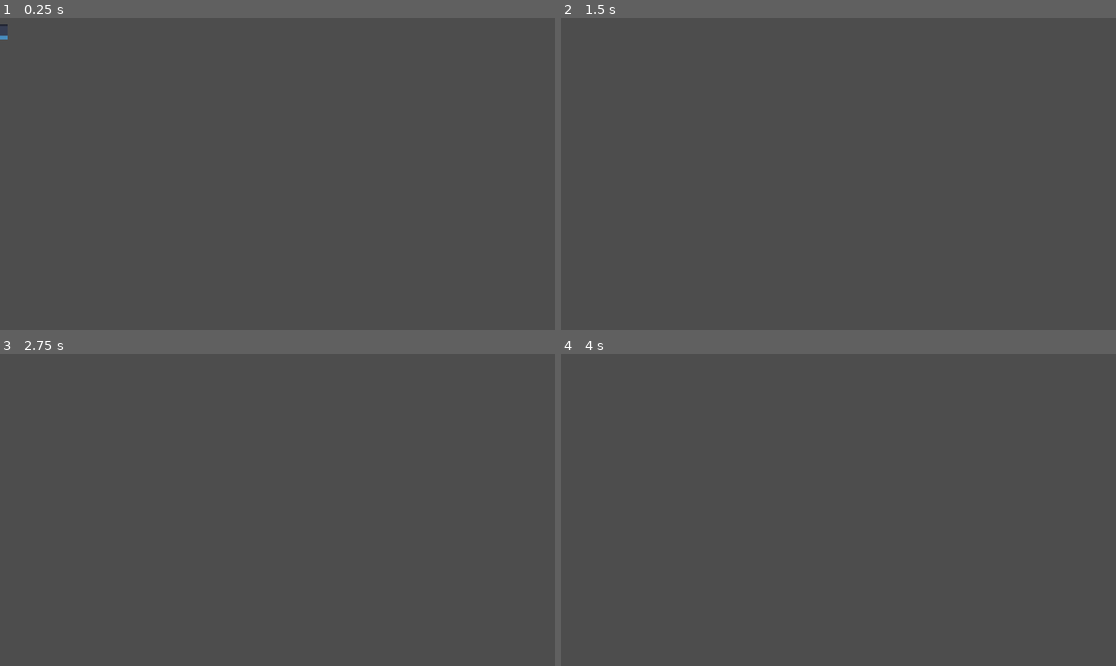
Above: before the commit, frames 1-4 (two rows, left to right).
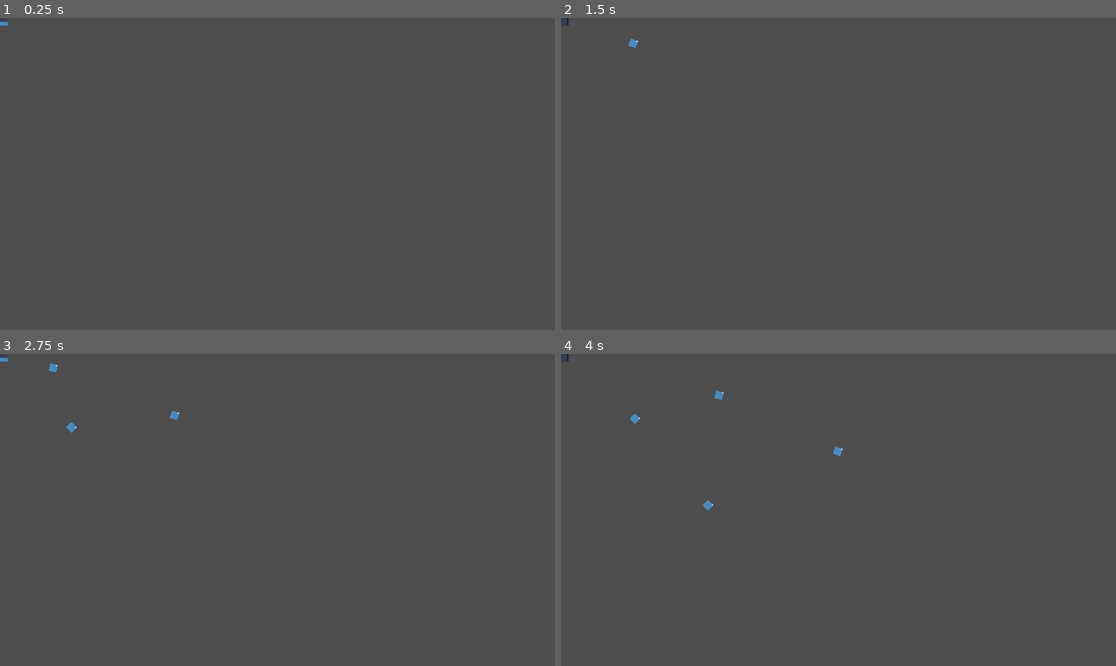
Above: after the commit, the same moments.

Repository: swagtiger99/dinkjam25
Game: Godot game, scene res://scenes/game.tscn
Two runs of this game, one before a commit and one after it. Both use one fixed random seed, a clock stepped at 60 frames per second and the inputs below. The engine's default icon, where the game draws it, is replaced by a stand-in: a white triangle on a blue panel in a dark square.
Inputs (mouse positions are in pixels of both pictures, inside the frame that each line leads up to):
- Up to frame 1 (0.25 s): no input
- Up to frame 2 (1.5 s): tap Enter (ui_accept) at 0.5, 0.77, 0.8, 1.07, 1.35 s; move the mouse to (960, 158) at 0.52 s; hold Right (ui_right) from 0.53 s (still down); click (960, 158) at 0.6 s; move the mouse to (727, 189) at 1.27 s
- Up to frame 3 (2.75 s): tap Enter (ui_accept) at 1.52, 1.82, 2.3 s; click (166, 525) at 1.55 s; move the mouse to (333, 441) at 2.02 s; release Right (ui_right) at 2.03 s; hold Left (ui_left) from 2.03 s (still down); click (333, 441) at 2.1 s
- Up to frame 4 (4 s): move the mouse to (810, 572) at 2.77 s; release Left (ui_left) at 2.78 s; hold Right (ui_right) from 2.78 s (still down); click (810, 572) at 2.85 s; tap Enter (ui_accept) at 3.02, 3.32, 3.6, 3.77 s; move the mouse to (1005, 556) at 3.52 s

The runs differ from the first frame. In frame 1, less than 0.1% of the frame differs, in the area x 0-2%, y 1-7%; in frame 2, less than 0.1%; in frame 3, 0.1%; in frame 4, 0.2%, in the area x 1-51%, y 0-51%.

Commit message:
player updates

Diff:
--- a/project.godot
+++ b/project.godot
@@ -15,6 +15,39 @@
 config/features=PackedStringArray("4.4", "GL Compatibility")
 config/icon="res://assets/icon.svg"
 
+[input]
+
+left={
+"deadzone": 0.2,
+"events": [Object(InputEventKey,"resource_local_to_scene":false,"resource_name":"","device":-1,"window_id":0,"alt_pressed":false,"shift_pressed":false,"ctrl_pressed":false,"meta_pressed":false,"pressed":false,"keycode":0,"physical_keycode":65,"key_label":0,"unicode":97,"location":0,"echo":false,"script":null)
+]
+}
+right={
+"deadzone": 0.2,
+"events": [Object(InputEventKey,"resource_local_to_scene":false,"resource_name":"","device":-1,"window_id":0,"alt_pressed":false,"shift_pressed":false,"ctrl_pressed":false,"meta_pressed":false,"pressed":false,"keycode":0,"physical_keycode":68,"key_label":0,"unicode":100,"location":0,"echo":false,"script":null)
+]
+}
+up={
+"deadzone": 0.2,
+"events": [Object(InputEventKey,"resource_local_to_scene":false,"resource_name":"","device":-1,"window_id":0,"alt_pressed":false,"shift_pressed":false,"ctrl_pressed":false,"meta_pressed":false,"pressed":false,"keycode":0,"physical_keycode":87,"key_label":0,"unicode":119,"location":0,"echo":false,"script":null)
+]
+}
+down={
+"deadzone": 0.2,
+"events": [Object(InputEventKey,"resource_local_to_scene":false,"resource_name":"","device":-1,"window_id":0,"alt_pressed":false,"shift_pressed":false,"ctrl_pressed":false,"meta_pressed":false,"pressed":false,"keycode":0,"physical_keycode":83,"key_label":0,"unicode":115,"location":0,"echo":false,"script":null)
+]
+}
+shoot={
+"deadzone": 0.2,
+"events": [Object(InputEventMouseButton,"resource_local_to_scene":false,"resource_name":"","device":-1,"window_id":0,"alt_pressed":false,"shift_pressed":false,"ctrl_pressed":false,"meta_pressed":false,"button_mask":0,"position":Vector2(0, 0),"global_position":Vector2(0, 0),"factor":1.0,"button_index":1,"canceled":false,"pressed":false,"double_click":false,"script":null)
+]
+}
+reload={
+"deadzone": 0.2,
+"events": [Object(InputEventKey,"resource_local_to_scene":false,"resource_name":"","device":-1,"window_id":0,"alt_pressed":false,"shift_pressed":false,"ctrl_pressed":false,"meta_pressed":false,"pressed":false,"keycode":0,"physical_keycode":82,"key_label":0,"unicode":114,"location":0,"echo":false,"script":null)
+]
+}
+
 [rendering]
 
 renderer/rendering_method="gl_compatibility"
--- /dev/null
+++ b/scenes/bullet.gd
@@ -0,0 +1,11 @@
+class_name bullet extends Area2D
+
+
+# Called when the node enters the scene tree for the first time.
+func _ready():
+	pass # Replace with function body.
+
+
+# Called every frame. 'delta' is the elapsed time since the previous frame.
+func _process(delta):
+	self.position += Vector2(3,0).rotated(rotation)
--- /dev/null
+++ b/scenes/bullet.tscn
@@ -0,0 +1,37 @@
+[gd_scene load_steps=7 format=3 uid="uid://dav5v2n4sb0"]
+
+[ext_resource type="Texture2D" uid="uid://cugn7vs2as4ox" path="res://assets/icon.svg" id="1_mkf8s"]
+[ext_resource type="Script" uid="uid://bsm1njvkaqn0v" path="res://scenes/bullet.gd" id="1_y25gk"]
+
+[sub_resource type="AtlasTexture" id="AtlasTexture_y25gk"]
+atlas = ExtResource("1_mkf8s")
+region = Rect2(32, 64, 16, 16)
+
+[sub_resource type="AtlasTexture" id="AtlasTexture_l5glv"]
+atlas = ExtResource("1_mkf8s")
+region = Rect2(80, 64, 16, 16)
+
+[sub_resource type="SpriteFrames" id="SpriteFrames_eoqba"]
+animations = [{
+"frames": [{
+"duration": 1.0,
+"texture": SubResource("AtlasTexture_y25gk")
+}, {
+"duration": 1.0,
+"texture": SubResource("AtlasTexture_l5glv")
+}],
+"loop": true,
+"name": &"default",
+"speed": 5.0
+}]
+
+[sub_resource type="RectangleShape2D" id="RectangleShape2D_qncy5"]
+
+[node name="Area2D" type="Area2D"]
+script = ExtResource("1_y25gk")
+
+[node name="AnimatedSprite2D" type="AnimatedSprite2D" parent="."]
+sprite_frames = SubResource("SpriteFrames_eoqba")
+
+[node name="CollisionShape2D" type="CollisionShape2D" parent="."]
+shape = SubResource("RectangleShape2D_qncy5")
--- /dev/null
+++ b/scenes/enemyBullet.tscn
@@ -0,0 +1,39 @@
+[gd_scene load_steps=7 format=3 uid="uid://bhp0akj4321td"]
+
+[ext_resource type="Script" uid="uid://dlx4fqwo4b1j0" path="res://scripts/enemyBullet.gd" id="1_fibny"]
+[ext_resource type="Texture2D" uid="uid://cugn7vs2as4ox" path="res://assets/icon.svg" id="2_e8hw6"]
+
+[sub_resource type="AtlasTexture" id="AtlasTexture_y25gk"]
+atlas = ExtResource("2_e8hw6")
+region = Rect2(32, 64, 16, 16)
+
+[sub_resource type="AtlasTexture" id="AtlasTexture_l5glv"]
+atlas = ExtResource("2_e8hw6")
+region = Rect2(80, 64, 16, 16)
+
+[sub_resource type="SpriteFrames" id="SpriteFrames_eoqba"]
+animations = [{
+"frames": [{
+"duration": 1.0,
+"texture": SubResource("AtlasTexture_y25gk")
+}, {
+"duration": 1.0,
+"texture": SubResource("AtlasTexture_l5glv")
+}],
+"loop": true,
+"name": &"default",
+"speed": 5.0
+}]
+
+[sub_resource type="RectangleShape2D" id="RectangleShape2D_qncy5"]
+
+[node name="Area2D" type="Area2D"]
+script = ExtResource("1_fibny")
+
+[node name="AnimatedSprite2D" type="AnimatedSprite2D" parent="."]
+sprite_frames = SubResource("SpriteFrames_eoqba")
+
+[node name="CollisionShape2D" type="CollisionShape2D" parent="."]
+shape = SubResource("RectangleShape2D_qncy5")
+
+[connection signal="body_entered" from="." to="." method="_on_body_entered"]
--- a/scenes/playerCharacter.tscn
+++ b/scenes/playerCharacter.tscn
@@ -1,23 +1,8 @@
-[gd_scene load_steps=21 format=3 uid="uid://ceio2dhexqfns"]
+[gd_scene load_steps=19 format=3 uid="uid://ceio2dhexqfns"]
 
 [ext_resource type="Texture2D" uid="uid://cugn7vs2as4ox" path="res://assets/icon.svg" id="1_2jmuu"]
 [ext_resource type="Script" uid="uid://c6fm8k0v324u2" path="res://scripts/player_character.gd" id="1_qn7b7"]
-
-[sub_resource type="AtlasTexture" id="AtlasTexture_qn7b7"]
-atlas = ExtResource("1_2jmuu")
-region = Rect2(0, 32, 32, 32)
-
-[sub_resource type="AtlasTexture" id="AtlasTexture_d3uoy"]
-atlas = ExtResource("1_2jmuu")
-region = Rect2(32, 32, 32, 32)
-
-[sub_resource type="AtlasTexture" id="AtlasTexture_gujqm"]
-atlas = ExtResource("1_2jmuu")
-region = Rect2(64, 32, 32, 32)
-
-[sub_resource type="AtlasTexture" id="AtlasTexture_5vujh"]
-atlas = ExtResource("1_2jmuu")
-region = Rect2(96, 32, 32, 32)
+[ext_resource type="Script" uid="uid://b2md37cmxc0sa" path="res://scripts/revolver.gd" id="3_d3uoy"]
 
 [sub_resource type="AtlasTexture" id="AtlasTexture_nspu6"]
 atlas = ExtResource("1_2jmuu")
@@ -51,39 +36,27 @@
 atlas = ExtResource("1_2jmuu")
 region = Rect2(96, 64, 32, 32)
 
-[sub_resource type="AtlasTexture" id="AtlasTexture_cbjwb"]
+[sub_resource type="AtlasTexture" id="AtlasTexture_qn7b7"]
 atlas = ExtResource("1_2jmuu")
-region = Rect2(0, 96, 32, 32)
+region = Rect2(0, 32, 32, 32)
 
-[sub_resource type="AtlasTexture" id="AtlasTexture_qj38n"]
+[sub_resource type="AtlasTexture" id="AtlasTexture_d3uoy"]
 atlas = ExtResource("1_2jmuu")
-region = Rect2(32, 96, 32, 32)
+region = Rect2(32, 32, 32, 32)
 
-[sub_resource type="AtlasTexture" id="AtlasTexture_smnp3"]
+[sub_resource type="AtlasTexture" id="AtlasTexture_gujqm"]
 atlas = ExtResource("1_2jmuu")
-region = Rect2(64, 96, 32, 32)
+region = Rect2(64, 32, 32, 32)
 
-[sub_resource type="AtlasTexture" id="AtlasTexture_d41m3"]
+[sub_resource type="AtlasTexture" id="AtlasTexture_5vujh"]
 atlas = ExtResource("1_2jmuu")
-region = Rect2(96, 96, 32, 32)
+region = Rect2(96, 32, 32, 32)
 
 [sub_resource type="SpriteFrames" id="SpriteFrames_p34s5"]
 animations = [{
-"frames": [{
-"duration": 1.0,
-"texture": SubResource("AtlasTexture_qn7b7")
-}, {
-"duration": 1.0,
-"texture": SubResource("AtlasTexture_d3uoy")
-}, {
-"duration": 1.0,
-"texture": SubResource("AtlasTexture_gujqm")
-}, {
-"duration": 1.0,
-"texture": SubResource("AtlasTexture_5vujh")
-}],
+"frames": [],
 "loop": true,
-"name": &"down",
+"name": &"damaged",
 "speed": 5.0
 }, {
 "frames": [{
@@ -122,32 +95,45 @@
 }, {
 "frames": [{
 "duration": 1.0,
-"texture": SubResource("AtlasTexture_cbjwb")
+"texture": SubResource("AtlasTexture_qn7b7")
 }, {
 "duration": 1.0,
-"texture": SubResource("AtlasTexture_qj38n")
+"texture": SubResource("AtlasTexture_d3uoy")
 }, {
 "duration": 1.0,
-"texture": SubResource("AtlasTexture_smnp3")
+"texture": SubResource("AtlasTexture_gujqm")
 }, {
 "duration": 1.0,
-"texture": SubResource("AtlasTexture_d41m3")
+"texture": SubResource("AtlasTexture_5vujh")
 }],
 "loop": true,
-"name": &"up",
+"name": &"vertical",
 "speed": 5.0
 }]
 
 [sub_resource type="RectangleShape2D" id="RectangleShape2D_cbo5l"]
 size = Vector2(32, 32)
 
+[sub_resource type="CircleShape2D" id="CircleShape2D_qn7b7"]
+radius = 32.0156
+
 [node name="CharacterBody2D" type="CharacterBody2D"]
 script = ExtResource("1_qn7b7")
 
 [node name="AnimatedSprite2D" type="AnimatedSprite2D" parent="."]
 sprite_frames = SubResource("SpriteFrames_p34s5")
-animation = &"idle"
+animation = &"vertical"
 autoplay = "idle"
 
 [node name="CollisionShape2D" type="CollisionShape2D" parent="."]
 shape = SubResource("RectangleShape2D_cbo5l")
+
+[node name="GunPivot" type="RayCast2D" parent="."]
+
+[node name="Revolver" type="Sprite2D" parent="GunPivot"]
+script = ExtResource("3_d3uoy")
+
+[node name="Area2D" type="Area2D" parent="."]
+
+[node name="CollisionShape2D" type="CollisionShape2D" parent="Area2D"]
+shape = SubResource("CircleShape2D_qn7b7")
--- /dev/null
+++ b/scripts/enemyBullet.gd
@@ -0,0 +1,9 @@
+class_name enemyBullet extends Area2D
+
+func _process(delta):
+	self.position += Vector2(3,0).rotated(rotation)
+
+
+func _on_body_entered(body):
+	if (body is playerCharacter):
+		body.playerDamaged(1)
--- a/scripts/player_character.gd
+++ b/scripts/player_character.gd
@@ -1,25 +1,72 @@
-extends CharacterBody2D
+class_name playerCharacter extends CharacterBody2D
 
 
 const SPEED = 300.0
-const JUMP_VELOCITY = -400.0
+
+var HP = 7
+var ammo = 6
+var bullet_scene = preload("res://scenes/bullet.tscn")
+var reloading = false
+var damaged = false
+var inCutscene = false
+var ending = false
+
+@onready var animated_sprite = $AnimatedSprite2D
+@onready var Walk_Timer = $Timer
+@onready var PlayerCam = $Camera2D
+@onready var RevolverSprite = $GunPivot/Revolver
+
+func playerDamaged(damageTaken):
+	HP -= damageTaken
+
+func shoot():
+
+	if ammo != 0:
+		var bullet = bullet_scene.instantiate()
+		get_tree().get_root().add_child(bullet)
+
+		bullet.rotation = get_node("GunPivot").rotation
+
+		bullet.position.y = $GunPivot/Revolver.global_position.y
+		bullet.position.x = $GunPivot/Revolver.global_position.x
+
+		ammo -= 1
+		reloading = false
+
+	elif ammo == 0 and reloading == false:
+		reload()
+
+func reload():
+	reloading = true
+	ammo = 0
+	await get_tree().create_timer(2).timeout
+	ammo = 6
 
 
 func _physics_process(delta: float) -> void:
-	# Add the gravity.
-	if not is_on_floor():
-		velocity += get_gravity() * delta
 
-	# Handle jump.
-	if Input.is_action_just_pressed("ui_accept") and is_on_floor():
-		velocity.y = JUMP_VELOCITY
+	var direction = Input.get_vector("left","right","up","down")
+	velocity = direction * SPEED
 
-	# Get the input direction and handle the movement/deceleration.
-	# As good practice, you should replace UI actions with custom gameplay actions.
-	var direction := Input.get_axis("ui_left", "ui_right")
-	if direction:
-		velocity.x = direction * SPEED
-	else:
-		velocity.x = move_toward(velocity.x, 0, SPEED)
+	if direction.x > 0:
+		animated_sprite.flip_h = true
+		animated_sprite.play("side")
+	elif direction.x < 0:
+		animated_sprite.flip_h = false
+		animated_sprite.play("side")
+	elif direction.y != 0:
+		animated_sprite.play("vertical")
+	if direction. x == 0 and direction.y == 0:
+		animated_sprite.play("idle")
+	if inCutscene == false or ending == true:
+		move_and_slide()
+
+	if Input.is_action_just_pressed("shoot") and ammo != 0:
+		shoot()
+	elif Input.is_action_just_pressed("reload") and ammo !=6:
+		reload()
+
+	if HP == 0:
+		get_tree().reload_current_scene()
 
 	move_and_slide()
--- /dev/null
+++ b/scripts/revolver.gd
@@ -0,0 +1,20 @@
+extends Sprite2D
+
+
+@onready var pivot_node = $".."
+const rotation_speed = 500.0
+
+func _physics_process(delta):
+	pivot_node.look_at(get_global_mouse_position())
+	print(pivot_node.rotation)
+	var revolver_rotation = pivot_node.rotation
+
+	if pivot_node.rotation_degrees > 360:
+		pivot_node.rotation_degrees = 0
+	elif pivot_node.rotation_degrees < -360:
+		pivot_node.rotation_degrees = 0
+
+	if pivot_node.rotation_degrees <= -90 and pivot_node.rotation_degrees >= -270 or pivot_node.rotation_degrees >= 90 and pivot_node.rotation_degrees <= 270 :
+		self.flip_v = true
+	else:
+		self.flip_v = false
Not shown, added: scenes/bullet.gd.uid
Not shown, added: scripts/enemyBullet.gd.uid
Not shown, added: scripts/revolver.gd.uid
